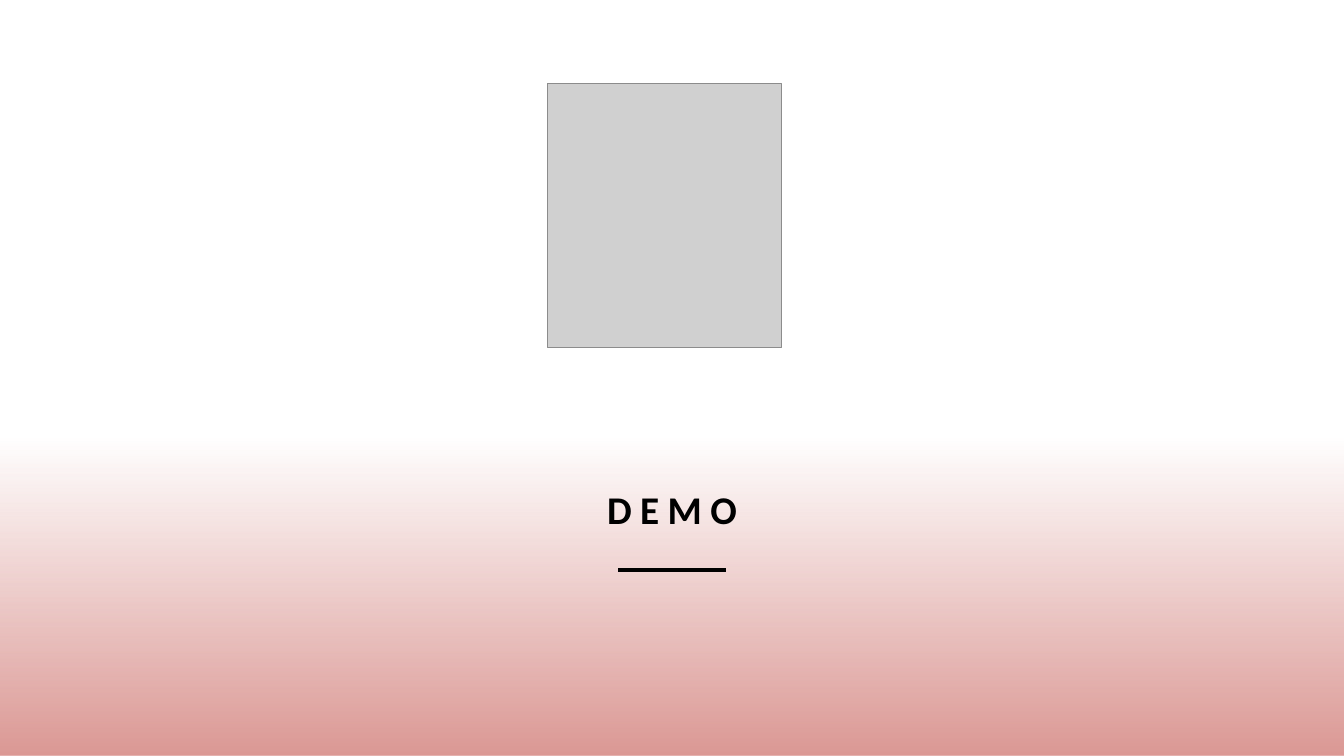
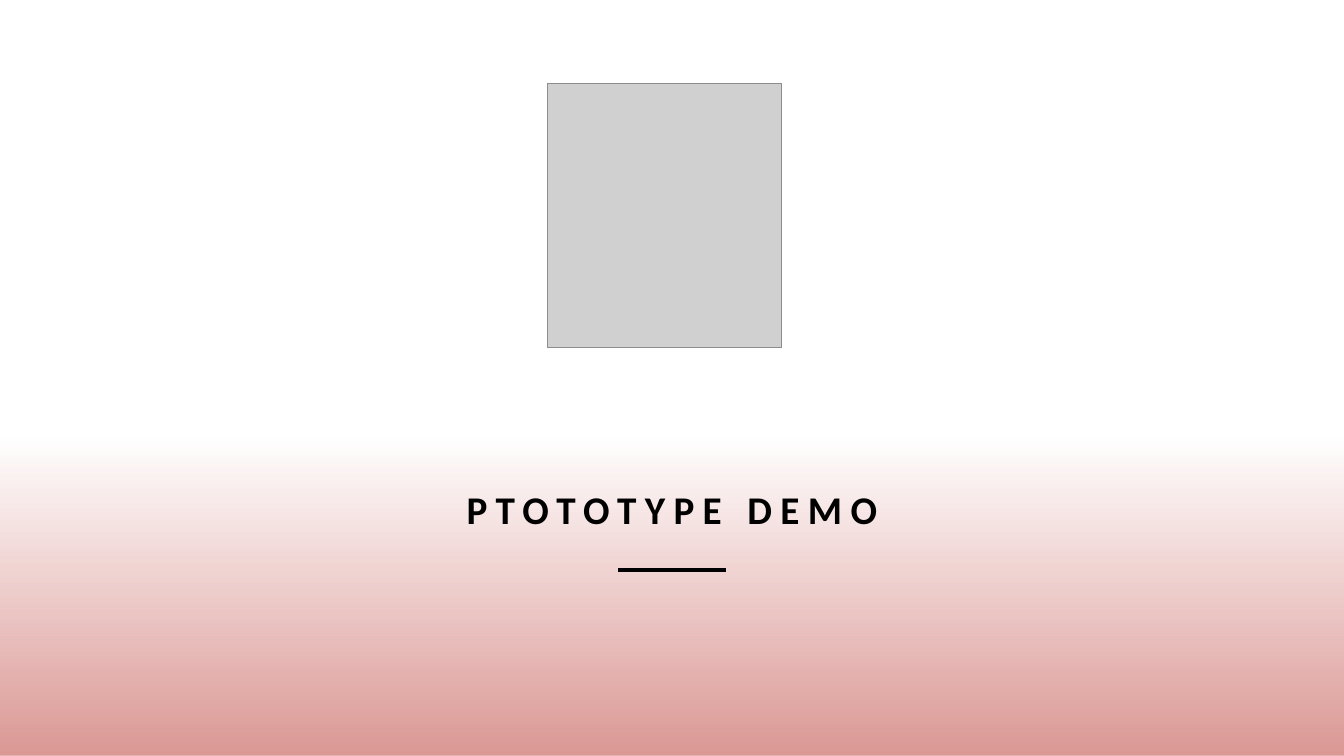
Before and after one commit to Snechar/CaretakerSim, a slide deck: slide 8 of Documents/Pitch.pptx. Drawn at 1344x756 pixels with LibreOffice and Linux fonts; fonts in the diff are those of the drawing; grey boxes stand for pictures. Boxes give left, top, right and bottom in pixels: in the first picture for what was removed or moved away, otherwise in the second. Text is boxed around its words. In the diff, an @@ line names an element or a change of style, - is before the commit and + after.

```diff
--- a/Documents/Pitch.pptx
+++ b/Documents/Pitch.pptx
@@ title at (x1=467, y1=498, x2=877, y2=525): text changed @@
-DEMO
+PTOTOTYPE DEMO
```
Also in this commit, not shown: 1 other slide changed, 5 slides added, 5 slides removed.
